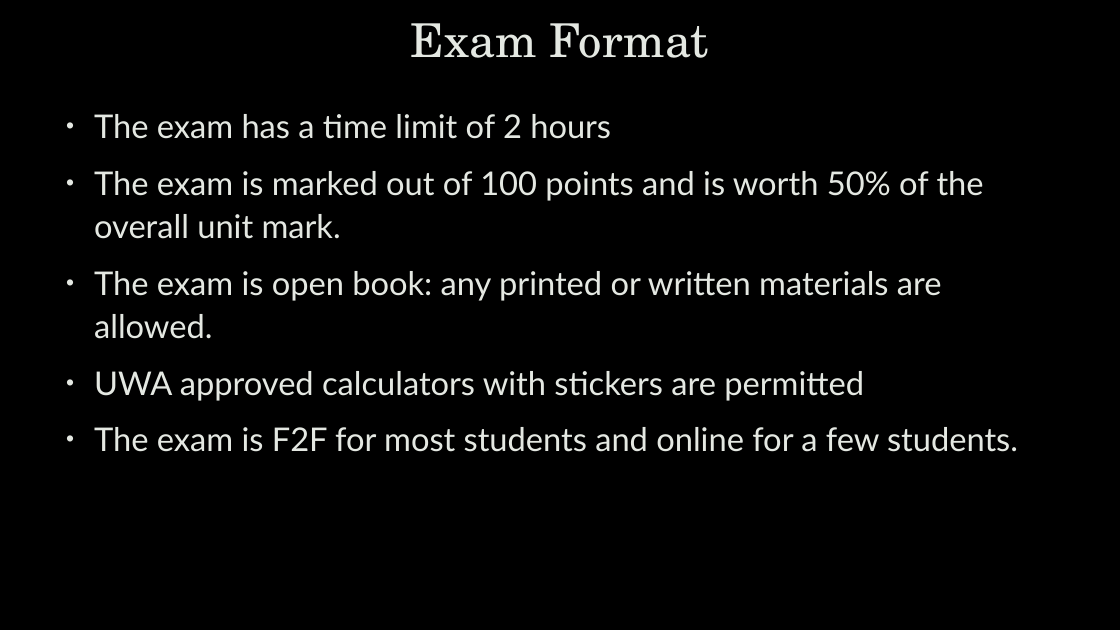
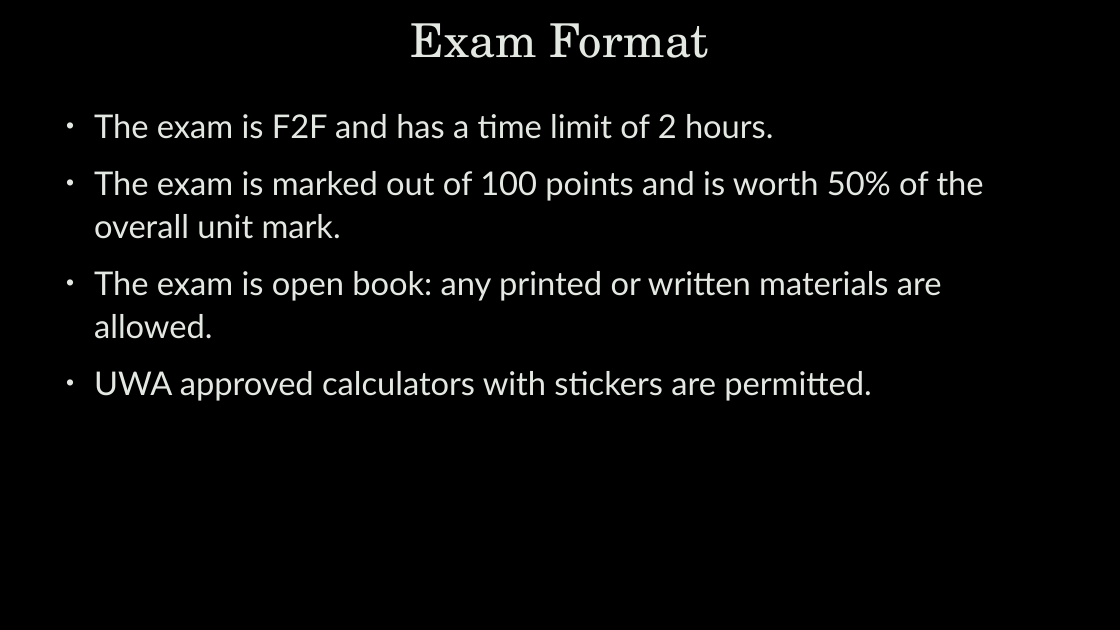
Before and after one commit to zhanyixinghua/cits1003, a slide deck: slide 3 of cits1003-lecture_slides/CITS1003-B ExamExampleQ-exercises.pptx (slide 10 before the commit). Drawn at 1120x630 pixels with LibreOffice and Linux fonts; fonts in the diff are those of the drawing; background and template pictures are left out. Boxes give left, top, right and bottom in pixels: in the first picture for what was removed or moved away, otherwise in the second. Text is boxed around its words. In the diff, an @@ line names an element or a change of style, - is before the commit and + after.

```diff
--- a/cits1003-lecture_slides/CITS1003-B ExamExampleQ-exercises.pptx
+++ b/cits1003-lecture_slides/CITS1003-B ExamExampleQ-exercises.pptx
@@ text at box(94, 114, 774, 139): text changed @@
-• The exam has a time limit of 2 hours
+• The exam is F2F and has a time limit of 2 hours.
@@ text at box(94, 371, 871, 401): text changed @@
-• UWA approved calculators with stickers are permitted
-• The exam is F2F for most students and online for a few students.
+• UWA approved calculators with stickers are permitted.
```
Also in this commit, not shown: 33 other slides changed, 27 slides added, 15 slides removed.
